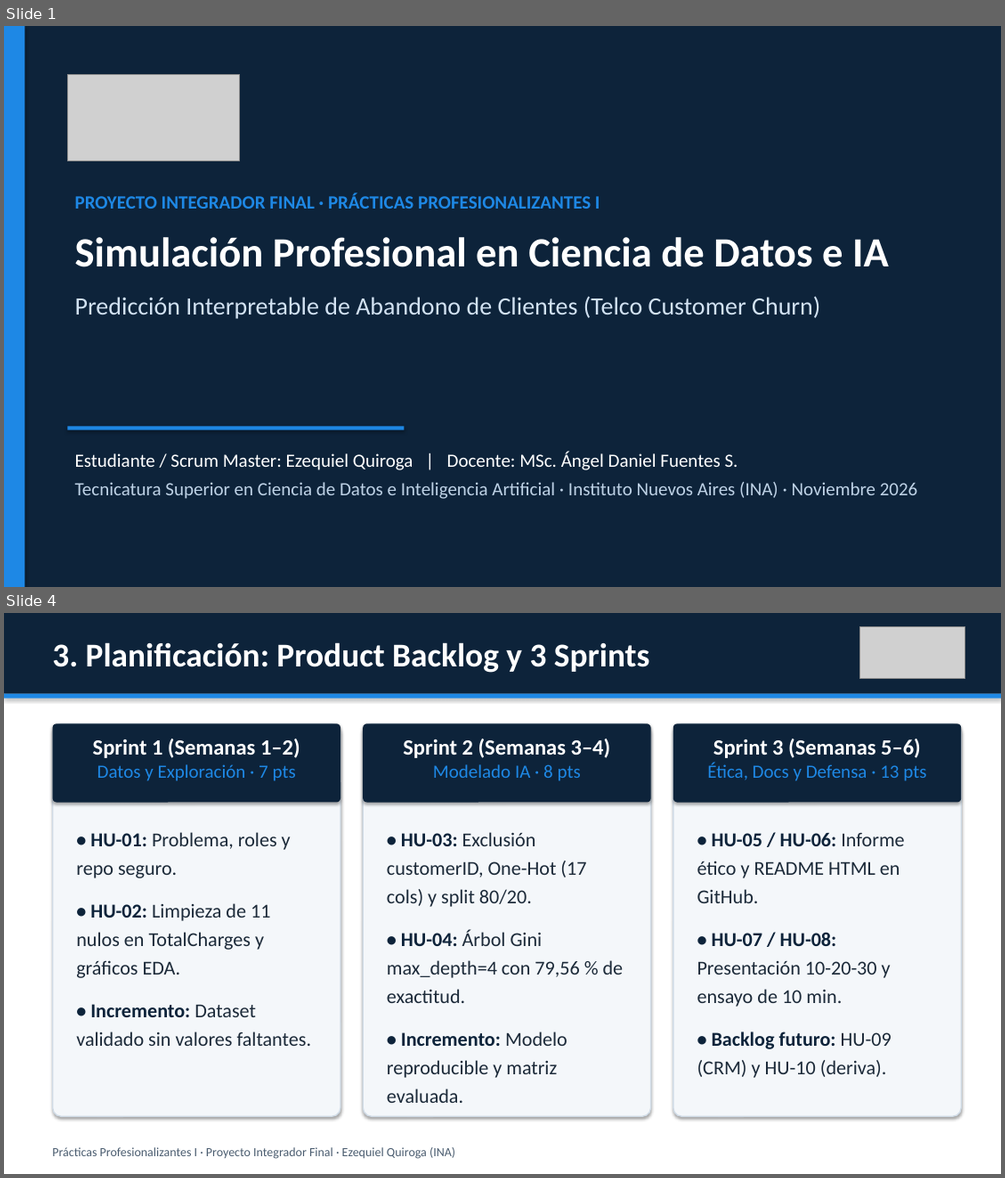
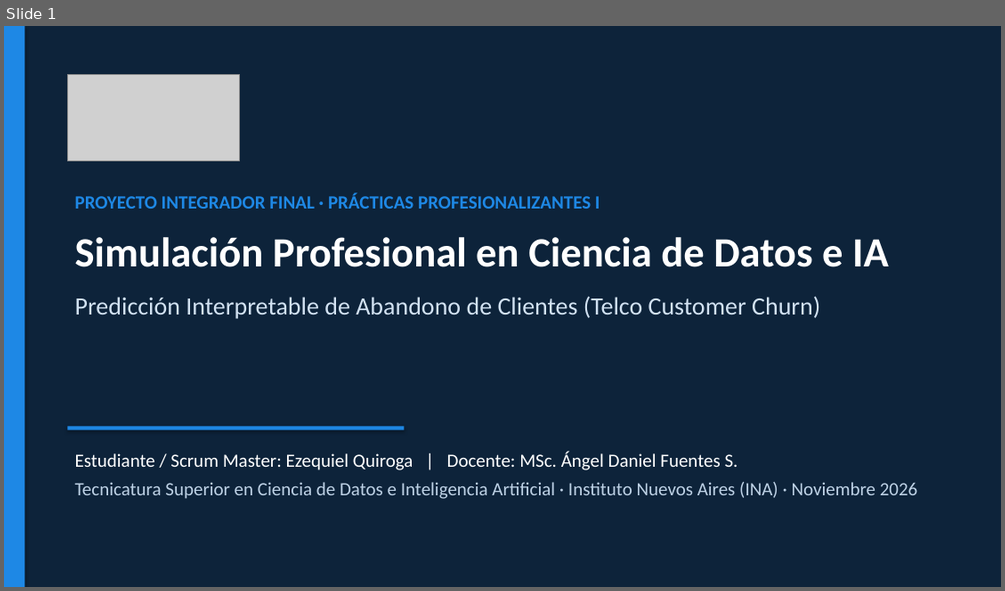
Before and after one commit to eze2307/proyecto-integrador-final-churn-ia, a slide deck: presentacion/Presentacion_Final_Ezequiel_Quiroga_INA.pptx. Shown one above the other, each under a label of ours: slides 1 and 4 before the commit, slide 1 after it; the slides between them are not shown. The pictures are 1005x1178 and 1005x591 pixels, drawn with LibreOffice and Linux fonts; fonts in the diff are those of the drawing; grey boxes stand for pictures. Boxes give left, top, right and bottom in pixels: in the first picture for what was removed or moved away, otherwise in the second. Text is boxed around its words. In the diff, an @@ line names an element or a change of style, - is before the commit and + after.

Commit message:
refactor(presentacion): sintetizar defensa en 6 diapositivas (6 bloques Clase 14)

```diff
--- a/presentacion/Presentacion_Final_Ezequiel_Quiroga_INA.pptx
+++ b/presentacion/Presentacion_Final_Ezequiel_Quiroga_INA.pptx
@@ slide 4 removed at bbox=[4, 613, 1001, 1174], background #FFFFFF @@
@@ rectangle removed at bbox=[4, 613, 1001, 694] @@
@@ picture removed at bbox=[860, 626, 965, 679] @@
@@ text removed at bbox=[52, 642, 650, 673] @@
-3. Planificación: Product Backlog y 3 Sprints
@@ rectangle removed at bbox=[4, 694, 1001, 698] @@
@@ rounded rectangle removed at bbox=[53, 723, 340, 1116] @@
@@ rounded rectangle removed at bbox=[53, 723, 340, 803] @@
@@ text removed at bbox=[93, 738, 300, 781] @@
-Sprint 1 (Semanas 1–2)
-Datos y Exploración · 7 pts
@@ rounded rectangle removed at bbox=[363, 723, 651, 1116] @@
@@ rounded rectangle removed at bbox=[363, 723, 651, 803] @@
@@ text removed at bbox=[403, 738, 611, 781] @@
-Sprint 2 (Semanas 3–4)
-Modelado IA · 8 pts
@@ rounded rectangle removed at bbox=[673, 723, 961, 1116] @@
@@ rounded rectangle removed at bbox=[673, 723, 961, 803] @@
@@ text removed at bbox=[707, 738, 926, 781] @@
-Sprint 3 (Semanas 5–6)
-Ética, Docs y Defensa · 13 pts
@@ text removed at bbox=[76, 832, 312, 1046] @@
-• HU-01: Problema, roles y repo seguro.
-• HU-02: Limpieza de 11 nulos en TotalCharges y gráficos EDA.
-• Incremento: Dataset validado sin valores faltantes.
@@ text removed at bbox=[387, 832, 623, 1103] @@
-• HU-03: Exclusión customerID, One-Hot (17 cols) y split 80/20.
-• HU-04: Árbol Gini max_depth=4 con 79,56 % de exactitud.
-• Incremento: Modelo reproducible y matriz evaluada.
@@ text removed at bbox=[697, 833, 904, 1078] @@
-• HU-05 / HU-06: Informe ético y README HTML en GitHub.
-• HU-07 / HU-08: Presentación 10-20-30 y ensayo de 10 min.
-• Backlog futuro: HU-09 (CRM) y HU-10 (deriva).
@@ text removed at bbox=[52, 1147, 455, 1159] @@
-Prácticas Profesionalizantes I · Proyecto Integrador Final · Ezequiel Quiroga (INA)
```
Also in this commit, not shown: 5 slides changed, 3 other slides removed, 1 other file.
